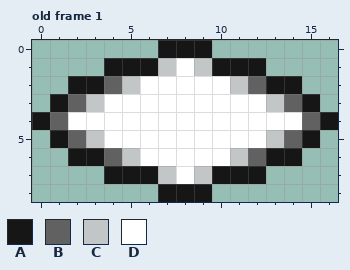
Edited in one commit: pixel-art file (Assets/img/petal.ase). Above: the version before the commit.
17x9 pixels, 1 frame. Colours within 5 levels of each other are drawn and written as one. Shown: old frame 1. The commit also changed other frames, which this record leaves out.
Palette (. is transparent): A #161616  B #616161  C #c2c6c6  D #ffffff
Pixels before, old frame 1, first column x 0:
0 .......AAA.......
1 ....AAACDCAAA....
2 ..AABCDDDDDCBAA..
3 .ABCDDDDDDDDDCBA.
4 ABDDDDDDDDDDDDDBA
5 .ABCDDDDDDDDDCBA.
6 ..AABCDDDDDCBAA..
7 ....AAACDCAAA....
8 .......AAA.......
After:
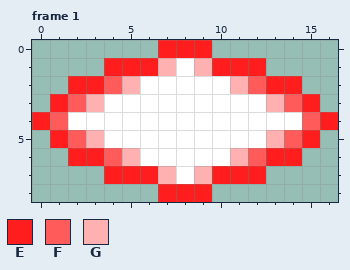
Colours new in this view: E #ff1d1d  F #ff5b5b  G #ffb1b1
A new or re-ordered frame is compared with the old frame closest to it.
The exact change:
frames 1 -> 14
layer "petal_r" added
layer "Layer 1" removed
Frame 1 is new; against old frame 1, layer "petal_r":
Colour A gives way to colour E in row 0 at x 7 to 9; in row 1 at x 4 to 6 and 10 to 12; in row 2 at x 2 to 3 and 13 to 14; in row 3 at x 1 and 15; in row 4 at x 0 and 16; in row 5 at x 1 and 15.
Colour A gives way to colour E in row 6 at x 2 to 3 and 13 to 14; in row 7 at x 4 to 6 and 10 to 12; in row 8 at x 7 to 9.
Colour B gives way to colour F in row 2 at x 4 and 12; in row 3 at x 2 and 14; in row 4 at x 1 and 15; in row 5 at x 2 and 14; in row 6 at x 4 and 12.
Colour C gives way to colour G in row 1 at x 7 and 9; in row 2 at x 5 and 11; in row 3 at x 3 and 13; in row 5 at x 3 and 13; in row 6 at x 5 and 11; in row 7 at x 7 and 9.
Pixel boxes of the changes (left, top, right, bottom) in both pictures:
changed: (32, 40, 338, 202)
